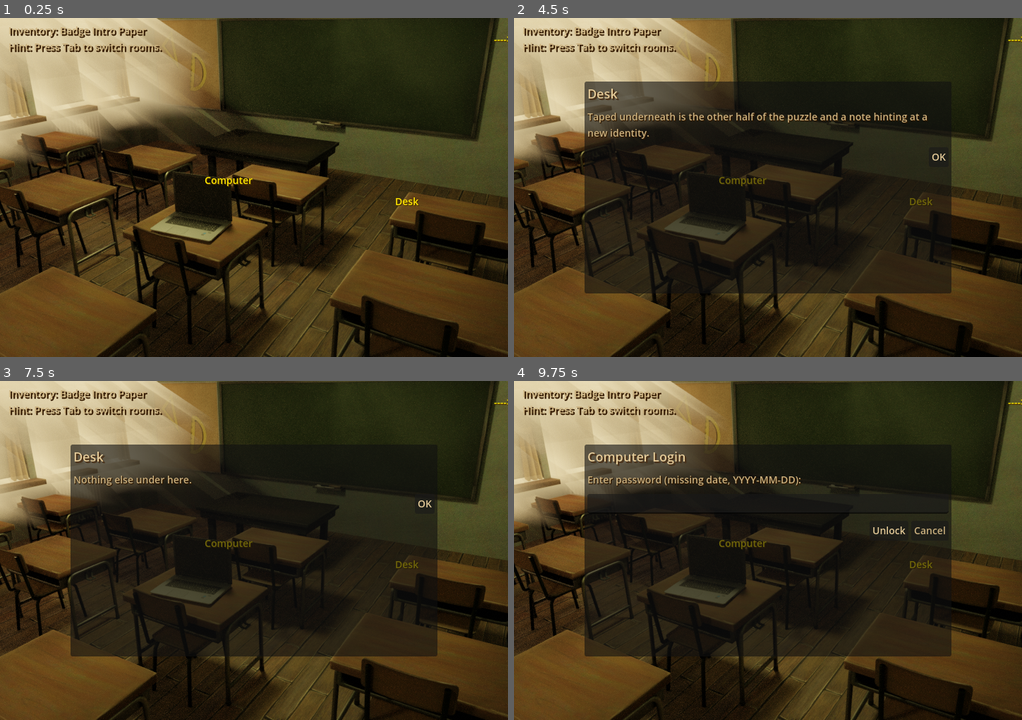
Above: before the commit, frames 1-4 (two rows, left to right).
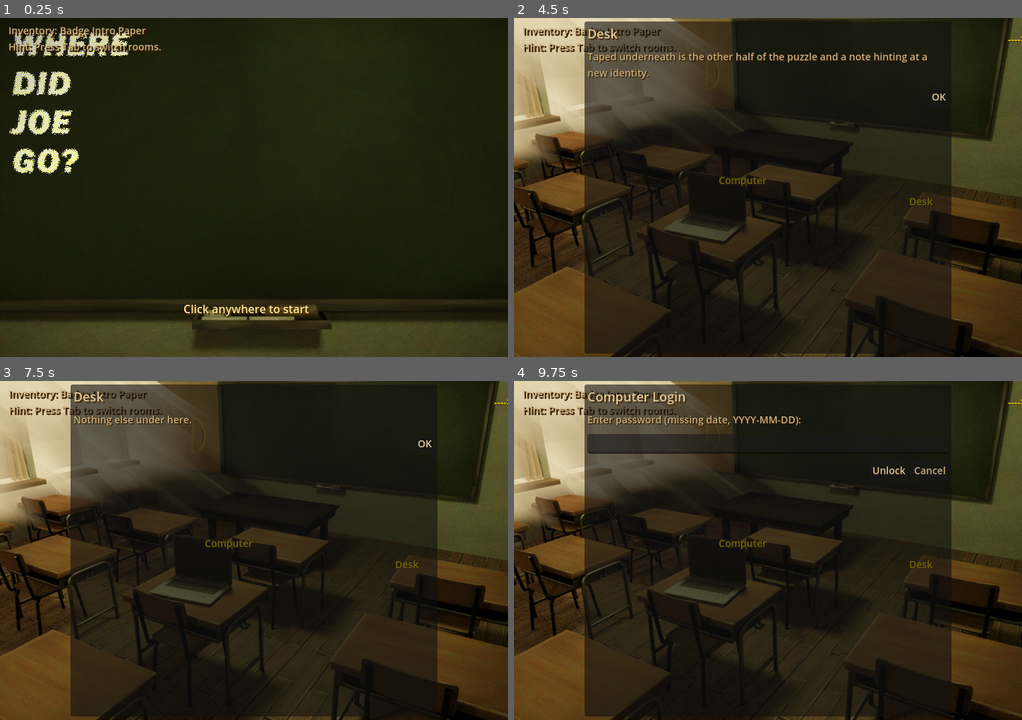
Above: after the commit, the same moments.

Repository: Harsh-Aaryan/game-jam
Game: Godot game, scene res://Main.tscn
Same seed, same stepped clock (60 frames per second), same inputs: the game is played once before the commit and once after it.
Inputs (mouse positions are in pixels of both pictures, inside the frame that each line leads up to):
- Up to frame 1 (0.25 s): no input
- Up to frame 2 (4.5 s): tap Enter at 0.5 s; move the mouse to (773, 204) at 0.52 s; click (773, 204) at 0.67 s; click (889, 167) at 1.25 s, where only the run before the commit has a clickable "Unlock"; click (889, 167) at 2 s, where only the run before the commit has a clickable "Unlock"; click (889, 167) at 2.75 s, where only the run before the commit has a clickable "Unlock"; click (930, 167) at 3.5 s, where only the run before the commit has a clickable "Cancel"; tap Space at 4.25 s; move the mouse to (955, 228) at 4.27 s; click (955, 228) at 4.42 s
- Up to frame 3 (7.5 s): click "OK" at 5 s; tap Enter at 5.75, 7.25 s; move the mouse to (304, 475) at 5.77 s; click (304, 475) at 5.92 s; tap Space at 6.5 s; move the mouse to (228, 618) at 6.52 s; click (228, 618) at 6.67 s; move the mouse to (406, 601) at 7.27 s; click (406, 601) at 7.42 s
- Up to frame 4 (9.75 s): click "OK" at 8 s; tap Space at 8.75 s; move the mouse to (615, 499) at 8.77 s; click (615, 499) at 8.92 s; move the mouse to (793, 550) at 9.52 s; click (793, 550) at 9.67 s

The runs differ from the first frame. In frame 1, 62% of the frame differs, in the area x 0-100%, y 0-100%; in frame 2, 12%; in frame 3, 11%; in frame 4, 13%.

Commit message:
title updatew

Diff:
--- a/new-game-project/GameState.gd
+++ b/new-game-project/GameState.gd
@@ -14,8 +14,9 @@
 var closet_opened: bool = false
 var closet_looked_at: bool = false
 var game_over: bool = false
+var title_screen_shown: bool = false
 
-var current_location: String = "location1"
+var current_location: String = "title"
 
 func reset():
 	has_badge = true
@@ -30,7 +31,8 @@
 	closet_opened = false
 	closet_looked_at = false
 	game_over = false
-	current_location = "location1"
+	title_screen_shown = false
+	current_location = "title"
 
 func has_both_pieces() -> bool:
 	return puzzle_piece_a && puzzle_piece_b
--- a/new-game-project/Main.gd
+++ b/new-game-project/Main.gd
@@ -12,6 +12,7 @@
 @onready var puzzle_layer: Node2D = Node2D.new()
 
 const ASSET_PATHS := {
+	"title": "res://assets/title-f.png",
 	"location1": "res://assets/location1.png",
 	"location2": "res://assets/location2.png",
 	"location3": "res://assets/location3.png",
@@ -32,10 +33,15 @@
 
 func _ready():
 	_setup_old_timey_fonts()
-	_set_location(GameState.current_location)
 	var cursor = load("res://assets/cursor.png")
 	Input.set_custom_mouse_cursor(cursor, Input.CURSOR_ARROW, Vector2(0,16))
 	add_child(puzzle_layer)
+
+	# Start with title screen
+	if GameState.current_location == "title":
+		_show_title_screen()
+	else:
+		_set_location(GameState.current_location)
 
 func _setup_old_timey_fonts():
 	# Create old-timey fonts using Godot's built-in font system
@@ -118,6 +124,9 @@
 	_clear_hotspots()
 	_clear_room_text()
 	_clear_image_overlays()
+	if loc == "title":
+		_show_title_screen()
+		return
 	if loc != "computer_screen":
 		puzzle_layer.queue_free()
 		puzzle_layer = Node2D.new()
@@ -283,7 +292,7 @@
 func _end_game():
 	if not GameState.game_over:
 		GameState.game_over = true
-		_show_text_dialog("The End", "You recognize yourself in the mirror. You were Joe Miner, hidden behind a new identity.", "Restart", func(): GameState.reset(); _set_location(GameState.current_location); popup.hide(), "Quit", func(): get_tree().quit())
+		_show_text_dialog("The End", "You recognize yourself in the mirror. You were Joe Miner, hidden behind a new identity.", "Restart", func(): GameState.reset(); _set_location("title"); popup.hide(), "Quit", func(): get_tree().quit())
 
 # --- Popups ---
 func _show_text_dialog(title: String, body: String, primary_text: String, primary_cb: Callable, secondary_text: String = "", secondary_cb: Callable = Callable()):
@@ -335,6 +344,35 @@
 	for child in get_children():
 		if child.name.begins_with("image_overlay"):
 			child.queue_free()
+
+func _show_title_screen():
+	_clear_hotspots()
+	_clear_room_text()
+	_clear_image_overlays()
+
+	# Set title background
+	_update_background("title")
+
+	# Add clickable area for the entire screen
+	_add_hotspot(Rect2(0, 0, 720, 480), "", func(): _start_game())
+
+	# Add "Click to Start" text
+	var start_label = Label.new()
+	start_label.text = "Click anywhere to start"
+	start_label.position = Vector2(360 - 100, 400) # Center horizontally, near bottom
+	start_label.add_theme_font_override("font", old_timey_font)
+	start_label.add_theme_font_size_override("font_size", 16)
+	start_label.add_theme_color_override("font_color", Color(1.0, 0.9, 0.6)) # Golden yellow
+	start_label.add_theme_color_override("font_shadow_color", Color(0.3, 0.2, 0.0)) # Dark shadow
+	start_label.add_theme_constant_override("shadow_offset_x", 2)
+	start_label.add_theme_constant_override("shadow_offset_y", 2)
+	add_child(start_label)
+	hotspots.append(start_label)
+
+func _start_game():
+	GameState.title_screen_shown = true
+	GameState.current_location = "location1"
+	_set_location("location1")
 
 # --- Slide Puzzle ---
 func _start_slide_puzzle():
Binary file added: new-game-project/assets/title-f.png
Not shown, added: new-game-project/assets/title-f.png.import
Not shown, added: title-f.png
